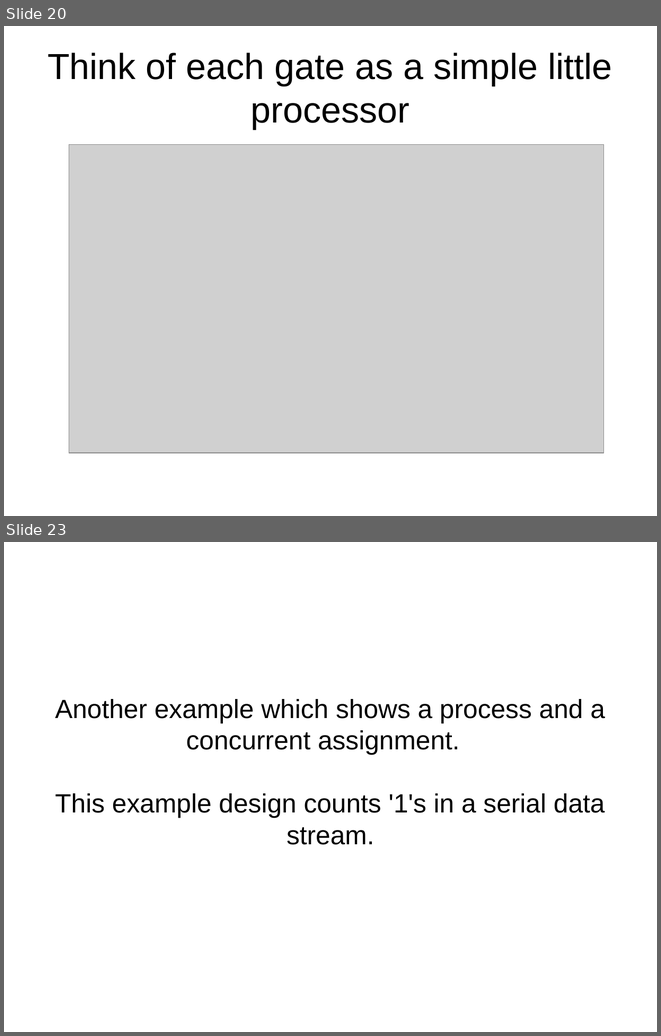
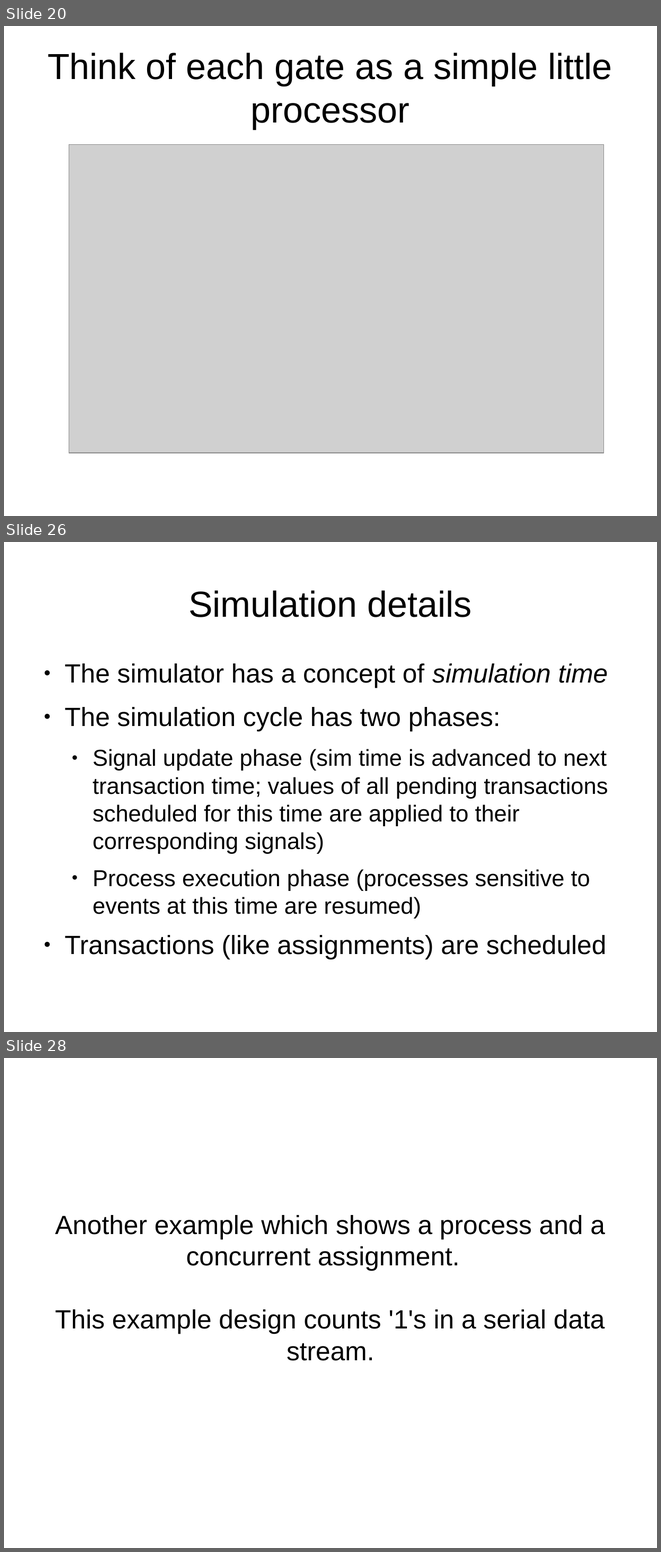
Before and after one commit to philtomson/fpga_pres, a slide deck: fpga_pres.odp. Shown one above the other, each under a label of ours: slides 20 and 23 before the commit, slides 20, 26 and 28 after it; the slides between them are not shown. The pictures are 661x1036 and 661x1552 pixels, drawn with LibreOffice and Linux fonts; fonts in the diff are those of the drawing; grey boxes stand for pictures. Boxes give left, top, right and bottom in pixels: in the first picture for what was removed or moved away, otherwise in the second. Text is boxed around its words. In the diff, an @@ line names an element or a change of style, - is before the commit and + after.

```diff
--- a/fpga_pres.odp
+++ b/fpga_pres.odp
@@ slide 26 added at [4,542,657,1032], background #FFFFFF @@
@@ title added at [188,590,472,617], 44 pt, text #000000 @@
+Simulation details
@@ text added at [64,663,608,959], 28 pt, text #000000 @@
+● The simulator has a concept of simulation time
+● The simulation cycle has two phases:
+  ● Signal update phase (sim time is advanced to next transaction time; values of all pending transactions scheduled for this time are applied to their corresponding signals)
+  ● Process execution phase (processes sensitive to events at this time are resumed)
+● Transactions (like assignments) are scheduled
@@ what was slide 23 is now slide 28 @@
```
Also in this commit, not shown: 4 slides changed, 5 other slides added, 1 other file.
